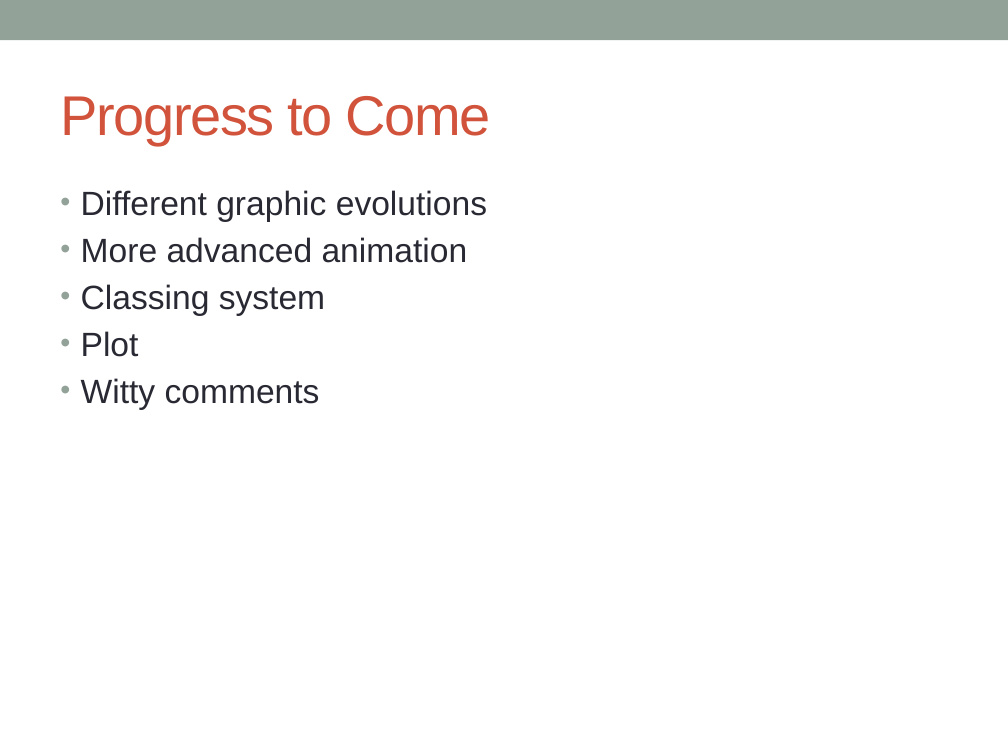
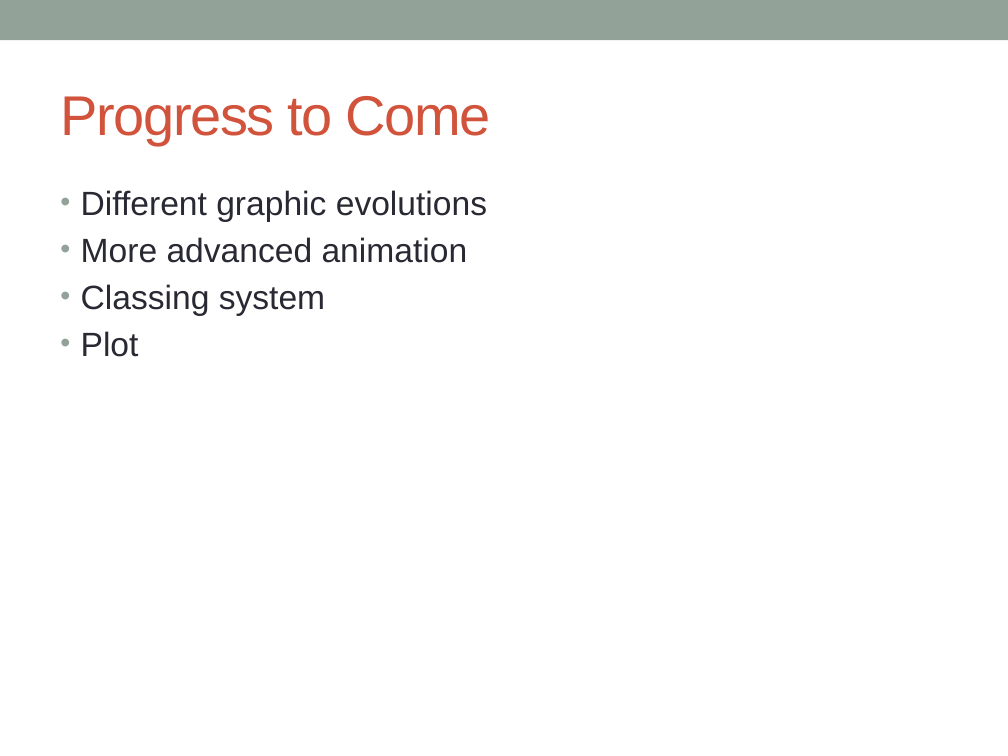
Before and after one commit to lucianofasani/448UnityGame, a slide deck: slide 5 of Project 3 Presentation.pptx. Drawn at 1008x756 pixels with LibreOffice and Linux fonts; fonts in the diff are those of the drawing. Boxes give left, top, right and bottom in pixels: in the first picture for what was removed or moved away, otherwise in the second. Text is boxed around its words. In the diff, an @@ line names an element or a change of style, - is before the commit and + after.

```diff
--- a/Project 3 Presentation.pptx
+++ b/Project 3 Presentation.pptx
@@ text at [81, 378, 320, 410]: paragraph removed @@
-• Witty comments
```
Also in this commit, not shown: 7 other files.
